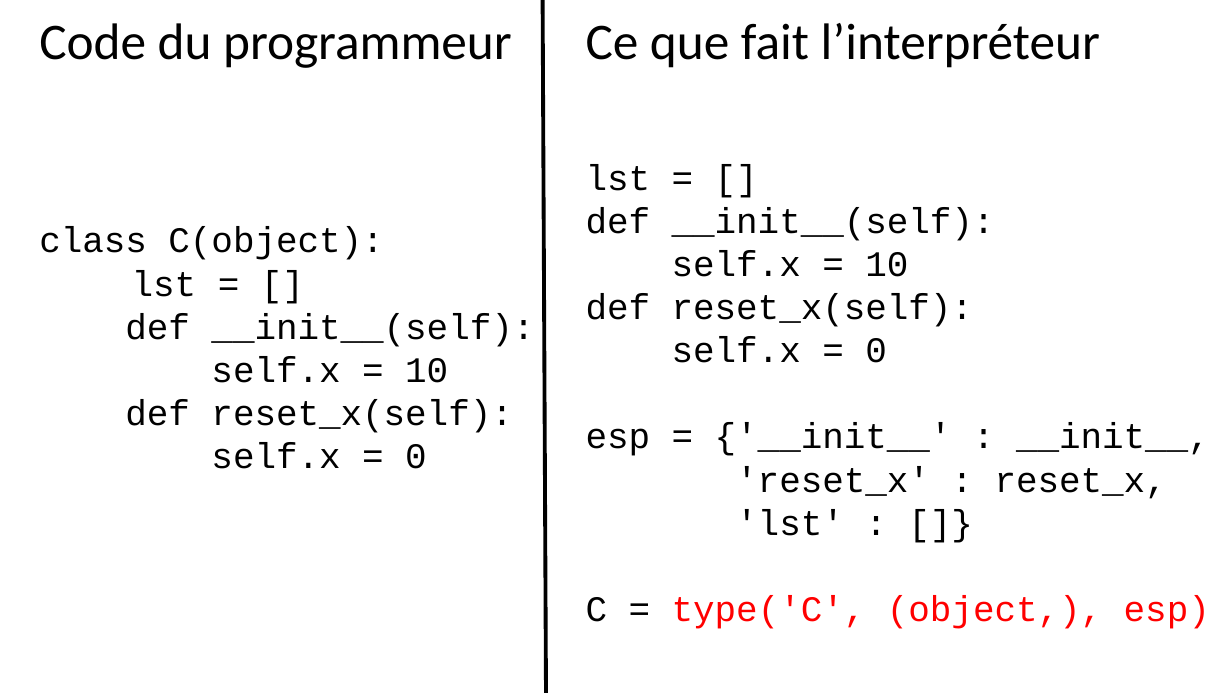
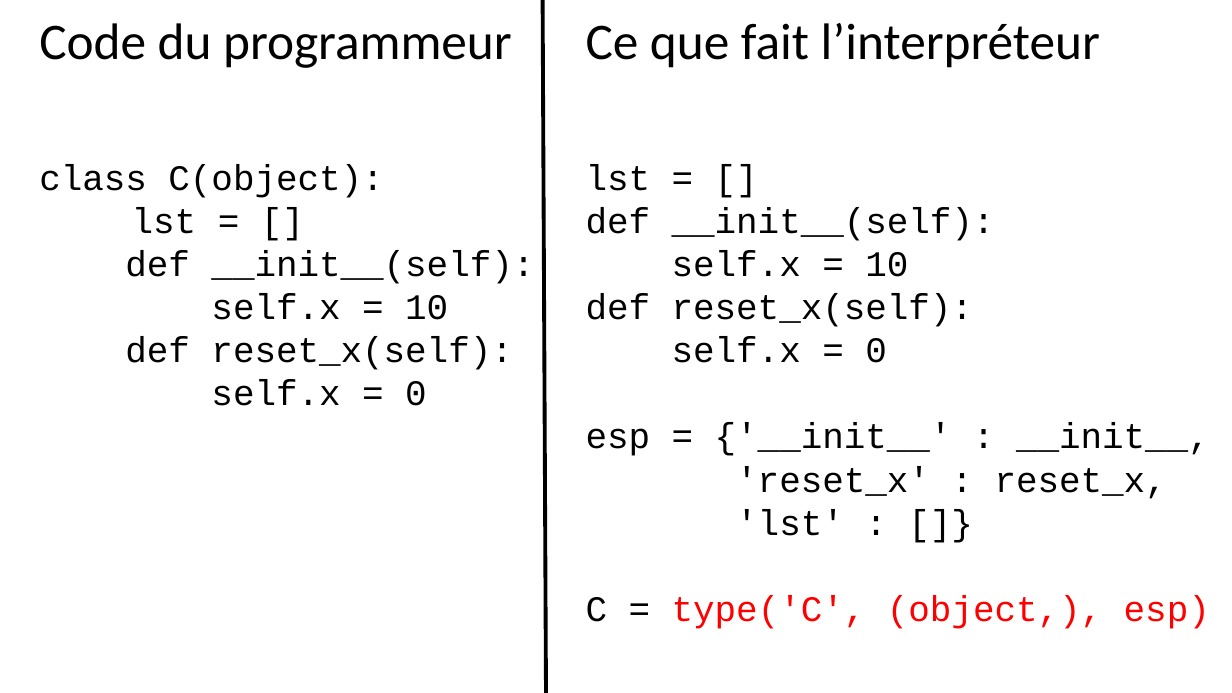
Before and after one commit to parmentelat/flotpython-archive, a slide deck: slide 20 of semaine7/CO12AL-W7-VIDEO04-SLIDE01.pptx (slide 19 before the commit). Drawn at 1232x693 pixels with LibreOffice and Linux fonts; fonts in the diff are those of the drawing. Boxes give left, top, right and bottom in pixels: in the first picture for what was removed or moved away, otherwise in the second. Text is boxed around its words. In the diff, an @@ line names an element or a change of style, - is before the commit and + after.

```diff
--- a/semaine7/CO12AL-W7-VIDEO04-SLIDE01.pptx
+++ b/semaine7/CO12AL-W7-VIDEO04-SLIDE01.pptx
@@ text "class C(object):": place and size @@
-text "class C(object):" at box(39, 227, 534, 469)
+text "class C(object):" at box(39, 164, 534, 406)
```
Also in this commit, not shown: 2 other slides changed, 1 slide added, 1 other file.
